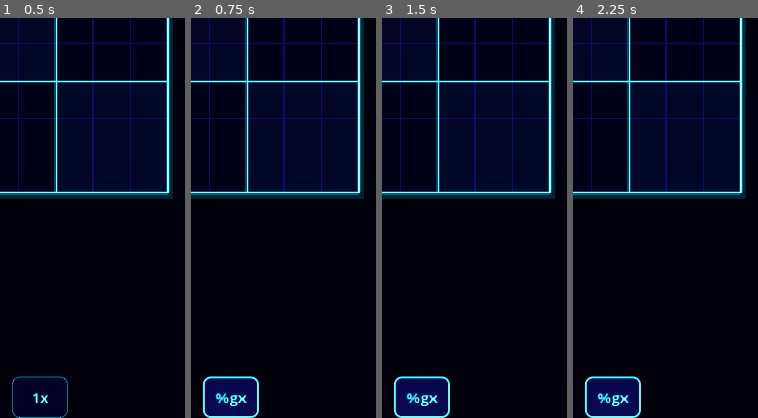
Above: before the commit, frames 1-4 (left to right).
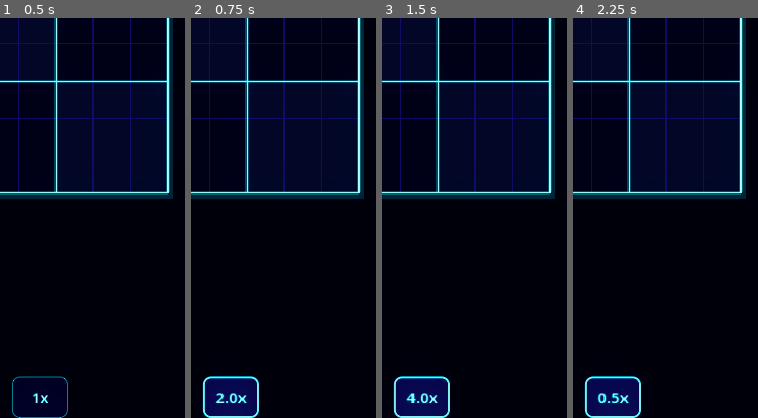
Above: after the commit, the same moments.

Repository: mchambers-mojang/sweet-vinegar-games
Game: Godot game, scene res://scenes/blockudoku_replay.tscn
Two runs of this game, one before a commit and one after it. Both use one fixed random seed, a clock stepped at 60 frames per second and the inputs below. This scene is started directly instead of the project's main scene.
Inputs:
- Up to frame 1 (0.5 s): no input
- Up to frame 2 (0.75 s): click "1x" at 0.5 s
- Up to frame 3 (1.5 s): click "%gx" (after the commit: "2.0x") at 1.25 s
- Up to frame 4 (2.25 s): click "%gx" (after the commit: "4.0x") at 2 s
The pictures show only the part of the screen within x 50-100%, y 50-100%; the shares and areas given below are measured in that part.

Frame 1 is identical in both runs. In frame 2, 0.3% of the frame differs, in the area x 12-26%, y 93-97%; in frame 3, 0.3%; in frame 4, 0.3%.

Commit message:
fix: Replay speed button text format (GDScript has no %g)
Co-authored-by: Copilot <223556219+Copilot@users.noreply.github.com>

Diff:
--- a/scripts/replays/blockudoku_replay_viewer.gd
+++ b/scripts/replays/blockudoku_replay_viewer.gd
@@ -84,7 +84,7 @@
 func _cycle_speed() -> void:
 	_speed_index = (_speed_index + 1) % SPEED_OPTIONS.size()
 	_playback_speed = SPEED_OPTIONS[_speed_index]
-	speed_button.text = "%gx" % _playback_speed
+	speed_button.text = str(_playback_speed) + "x"
 
 
 func _process(delta: float) -> void:
